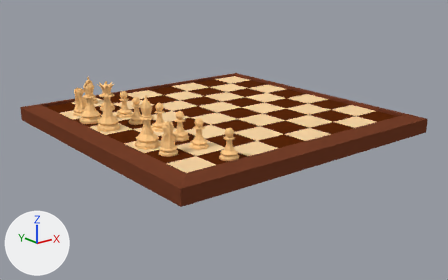
The Blender file chess/chess-scene.blend as it was, and as the next commit left it.
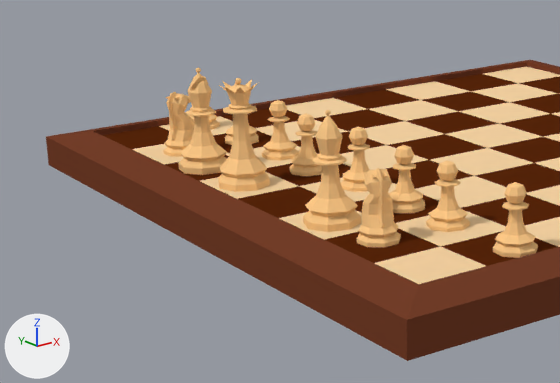
Old and new are each drawn whole from a 50 mm lens placed at (-69.1, -88.4, 29.6), pointed at (-0.4, -2.6, -4.7) and again close up on the part from 0% to 56% of the width and 17% to 77% of the height. Every picture has the same lights, and +X, +Y and +Z are marked at lower left.

The older version as bpy lines, for what is in view:
```python
me_knight = bpy.data.meshes.new('Knight')
me_knight.from_pydata(...)  # 121 vertices, 188 faces; spans x -1.5..1.5, y -1.5..1.5, z 0.0..5.14
me_knight.materials.append(mat_white_chess_pieces)  # beige #ffcc8a
me_pawn = bpy.data.meshes.new('Pawn')
me_pawn.from_pydata(...)  # 105 vertices, 105 faces; spans x -1.5..1.5, y -1.5..1.5, z 0.0..4.62
me_pawn.materials.append(mat_white_chess_pieces)  # beige #ffcc8a
ob_primary_white_knight = bpy.data.objects.new('Primary White Knight', me_knight)
ob_primary_white_knight.parent = ob_white_knights
ob_primary_white_knight.matrix_parent_inverse = Matrix(((1.0, 0.0, 0.0, 18.05), (0.0, 1.0, 0.0, -0.135), (0.0, 0.0, 1.0, -0.000338), (0.0, 0.0, 0.0, 1.0)))
ob_primary_white_knight.location = (-20.49, -14.44, 0.0)
ob_primary_white_knight.rotation_euler = (0.0, 0.0, 10.67)  # degrees (0, 0, 251)
ob_white_knight_2 = bpy.data.objects.new('White Knight 2', me_knight)
ob_white_knight_2.parent = ob_white_knights
ob_white_knight_2.matrix_parent_inverse = Matrix(((1.0, 0.0, 0.0, 18.05), (0.0, 1.0, 0.0, -0.135), (0.0, 0.0, 1.0, -0.000338), (0.0, 0.0, 0.0, 1.0)))
ob_white_knight_2.location = (-20.38, 14.57, 0.0)
ob_white_knight_2.rotation_euler = (0.0, 0.0, 3.585)  # degrees (0, 0, 205)
ob_white_pawn_4 = bpy.data.objects.new('White Pawn 4', me_pawn)
ob_white_pawn_4.parent = ob_white_pawns
ob_white_pawn_4.matrix_parent_inverse = Matrix(((1.0, 0.0, 0.0, 15.0), (0.0, 1.0, 0.0, 0.0), (0.0, 0.0, 1.0, 0.0), (0.0, 0.0, 0.0, 1.0)))
ob_white_pawn_4.location = (-14.46, -2.891, 0.0)
ob_white_pawn_4.rotation_euler = (0.0, 0.0, 1.387)  # degrees (0, 0, 79)
# also in view: 'White Pawn 2' at (-14.9, -14.7, 2.3); 'White Bishop 2' at (-21.2, 9.0, 4.0); 'Primary White Bishop' at (-20.9, -9.3, 4.0); 'White Pawn 6' at (-14.7, 8.6, 2.3); 'Primary White Pawn' at (-14.7, -21.7, 2.3)
```
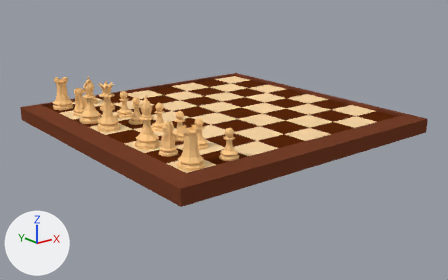
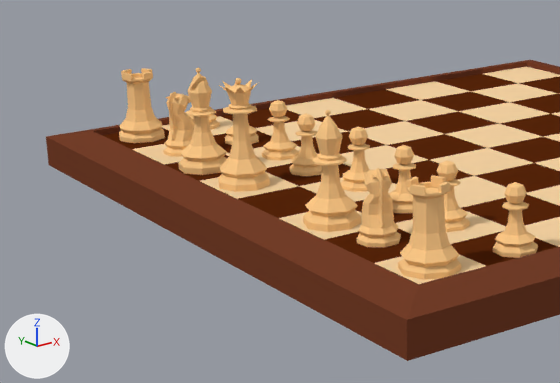
Location of each change, (x1, y1, x2, y2) in pixels of the close-ups (560 x 383 px):
'White Primary Rook', added (beige)
    after: (398, 175, 461, 280)
'White Rook 2', added (beige)
    after: (119, 68, 165, 143)

What changed in the scene script:
```text
Add me_rook:
    me_rook.from_pydata(...)  # 104 vertices, 98 faces; spans x -1.5..1.5, y -1.5..1.5, z 0.0..4.28
    me_rook.materials.append(mat_white_chess_pieces)  # beige #ffcc8a
Add ob_white_primary_rook:
    ob_white_primary_rook = bpy.data.objects.new('White Primary Rook', me_rook)
    ob_white_primary_rook.parent = ob_white_rooks
    ob_white_primary_rook.matrix_parent_inverse = Matrix(((1.0, 0.0, 0.0, 11.97), (0.0, 1.0, 0.0, -0.0437), (0.0, 0.0, 1.0, -0.000043), (0.0, 0.0, 0.0, 1.0)))
    ob_white_primary_rook.location = (-21.1, -21.07, 0.0000462)
    ob_white_primary_rook.scale = (1.33, 1.33, 1.34)
Add ob_white_rooks:
    ob_white_rooks = bpy.data.objects.new('White Rooks', None)
    ob_white_rooks.parent = ob_white_pieces
    ob_white_rooks.matrix_parent_inverse = Matrix(((1.0, 0.0, 0.0, 6.0), (0.0, 1.0, 0.0, 0.0), (0.0, 0.0, 1.0, 0.0), (0.0, 0.0, 0.0, 1.0)))
    ob_white_rooks.location = (-11.97, 0.0437, 0.000043)
Add ob_white_rook_2:
    ob_white_rook_2 = bpy.data.objects.new('White Rook 2', me_rook)
    ob_white_rook_2.parent = ob_white_rooks
    ob_white_rook_2.matrix_parent_inverse = Matrix(((1.0, 0.0, 0.0, 11.97), (0.0, 1.0, 0.0, -0.0437), (0.0, 0.0, 1.0, -0.000043), (0.0, 0.0, 0.0, 1.0)))
    ob_white_rook_2.location = (-20.84, 21.2, 0.0000462)
    ob_white_rook_2.scale = (1.33, 1.33, 1.34)
```
